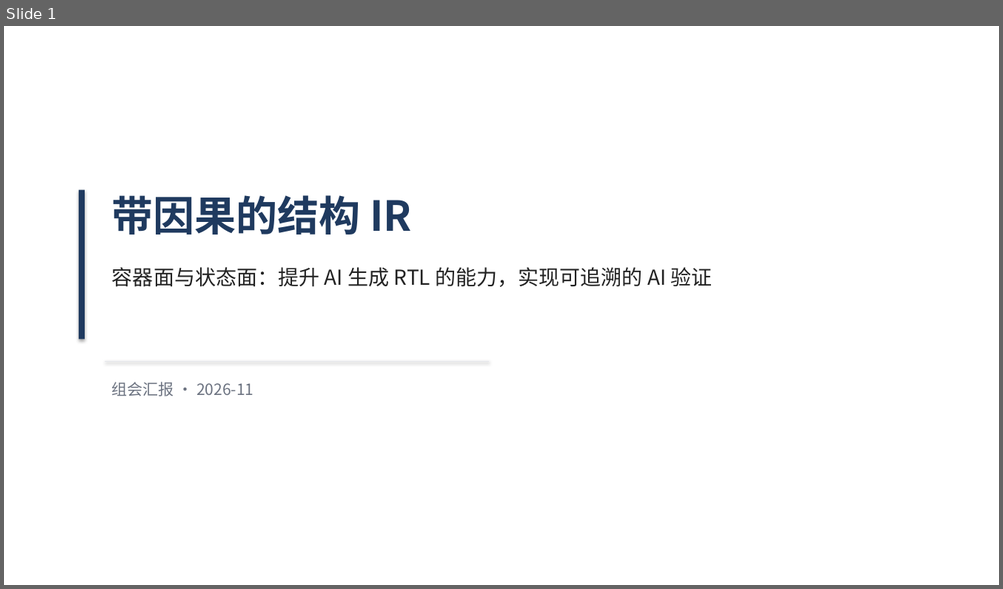
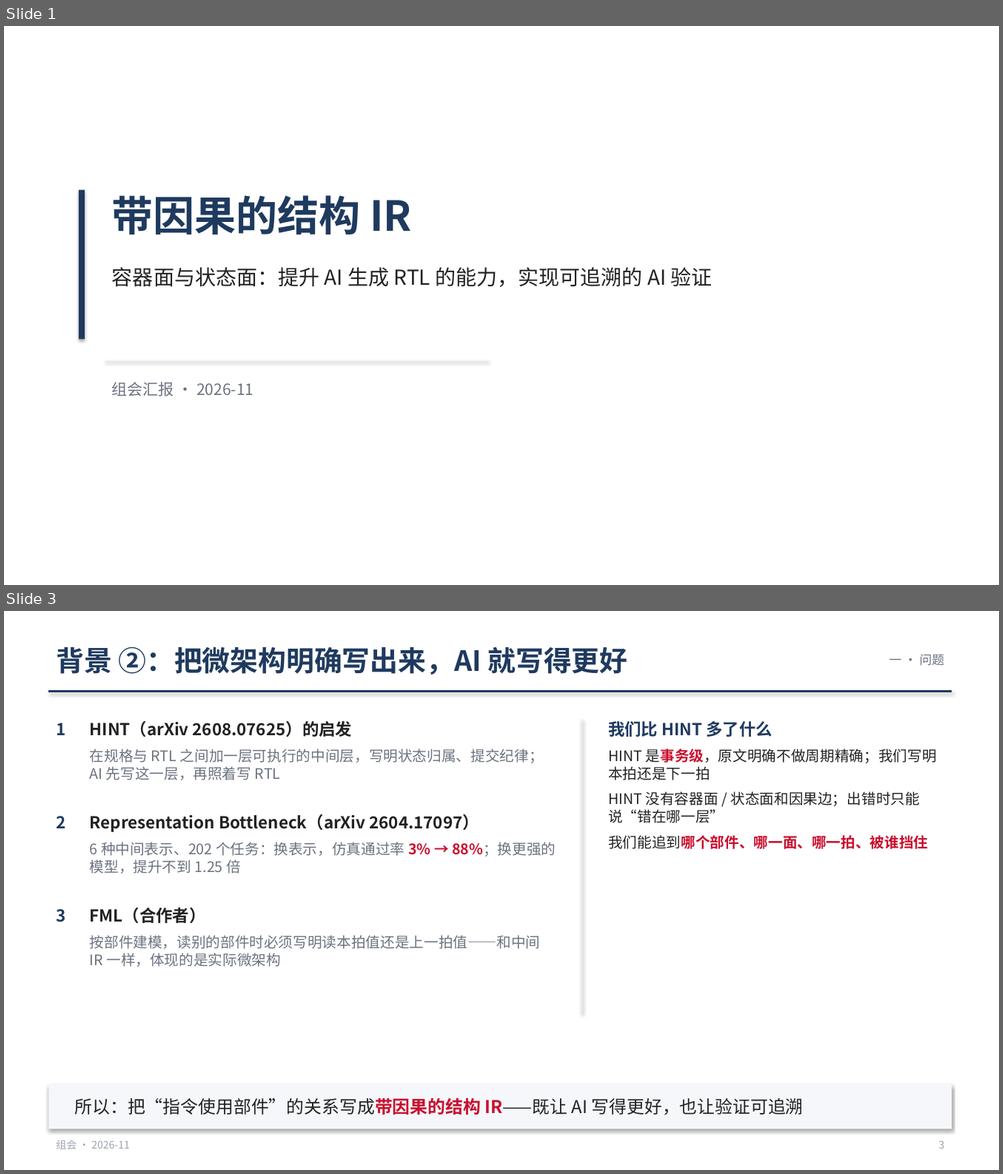
Before and after one commit to WHUDYF/PPT-generate, a slide deck: presentations/group_meeting_20261106/group_meeting_20261106.pptx. Shown one above the other, each under a label of ours: slide 1 before the commit, slides 1 and 3 after it; the slides between them are not shown. The pictures are 1003x589 and 1003x1174 pixels, drawn with LibreOffice and Linux fonts; fonts in the diff are those of the drawing. Boxes give left, top, right and bottom in pixels: in the first picture for what was removed or moved away, otherwise in the second. Text is boxed around its words. In the diff, an @@ line names an element or a change of style, - is before the commit and + after.

```diff
--- a/presentations/group_meeting_20261106/group_meeting_20261106.pptx
+++ b/presentations/group_meeting_20261106/group_meeting_20261106.pptx
@@ slide 3 added at (x1=4, y1=611, x2=999, y2=1170), background #FFFFFF @@
@@ text added at (x1=56, y1=647, x2=627, y2=675), 27 pt, text #1F3A5F, bold @@
+背景 ②：把微架构明确写出来，AI 就写得更好
@@ text added at (x1=889, y1=654, x2=945, y2=666), 12 pt, text #6B7280 @@
+一 · 问题
@@ line added from (48, 692) to (951, 692), #1F3A5F 2 pt @@
@@ text added at (x1=90, y1=721, x2=352, y2=737), 16 pt, text #222222, bold @@
+HINT（arXiv 2608.07625）的启发
@@ line added from (582, 719) to (582, 1014), #E5E7EB 1 pt @@
@@ text added at (x1=608, y1=721, x2=936, y2=849), 14 pt, text #222222 @@
+我们比 HINT 多了什么
+HINT 是事务级，原文明确不做周期精确；我们写明本拍还是下一拍
+HINT 没有容器面 / 状态面和因果边；出错时只能说“错在哪一层”
+我们能追到哪个部件、哪一面、哪一拍、被谁挡住
@@ text added at (x1=56, y1=723, x2=65, y2=735), 16 pt, text #1F3A5F, bold @@
+1
@@ text added at (x1=90, y1=749, x2=543, y2=780), 14 pt, text #6B7280 @@
+在规格与 RTL 之间加一层可执行的中间层，写明状态归属、提交纪律；AI 先写这一层，再照着写 RTL
@@ text added at (x1=56, y1=816, x2=65, y2=829), 16 pt, text #1F3A5F, bold @@
+2
@@ text added at (x1=90, y1=815, x2=479, y2=832), 16 pt, text #222222, bold @@
+Representation Bottleneck（arXiv 2604.17097）
@@ text added at (x1=90, y1=842, x2=555, y2=874), 14 pt, text #6B7280 @@
+6 种中间表示、202 个任务：换表示，仿真通过率 3% → 88%；换更强的模型，提升不到 1.25 倍
@@ text added at (x1=56, y1=909, x2=65, y2=923), 16 pt, text #1F3A5F, bold @@
+3
@@ text added at (x1=90, y1=908, x2=206, y2=923), 16 pt, text #222222, bold @@
+FML（合作者）
@@ text added at (x1=90, y1=935, x2=540, y2=967), 14 pt, text #6B7280 @@
+按部件建模，读别的部件时必须写明读本拍值还是上一拍值——和中间 IR 一样，体现的是实际微架构
@@ rectangle added at (x1=48, y1=1085, x2=951, y2=1130), fill #F5F7FA @@
@@ text added at (x1=75, y1=1098, x2=803, y2=1116), 17 pt, text #222222 @@
+所以：把“指令使用部件”的关系写成带因果的结构 IR——既让 AI 写得更好，也让验证可追溯
@@ text added at (x1=56, y1=1140, x2=129, y2=1150), 10 pt, text #9CA3AF @@
+组会 · 2026-11
@@ text added at (x1=939, y1=1142, x2=945, y2=1149), 10 pt, text #9CA3AF @@
+3
```
Also in this commit, not shown: 11 slides changed, 1 other slide added, 1 slide removed, 16 other files.
